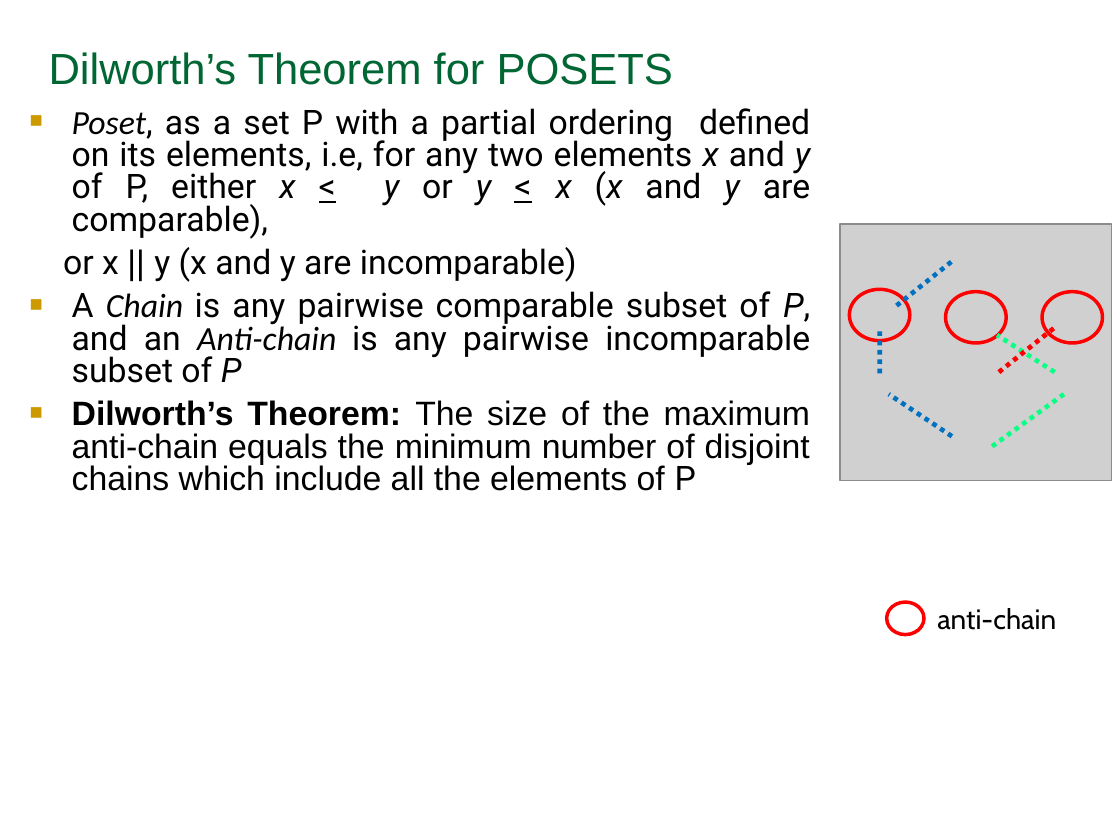
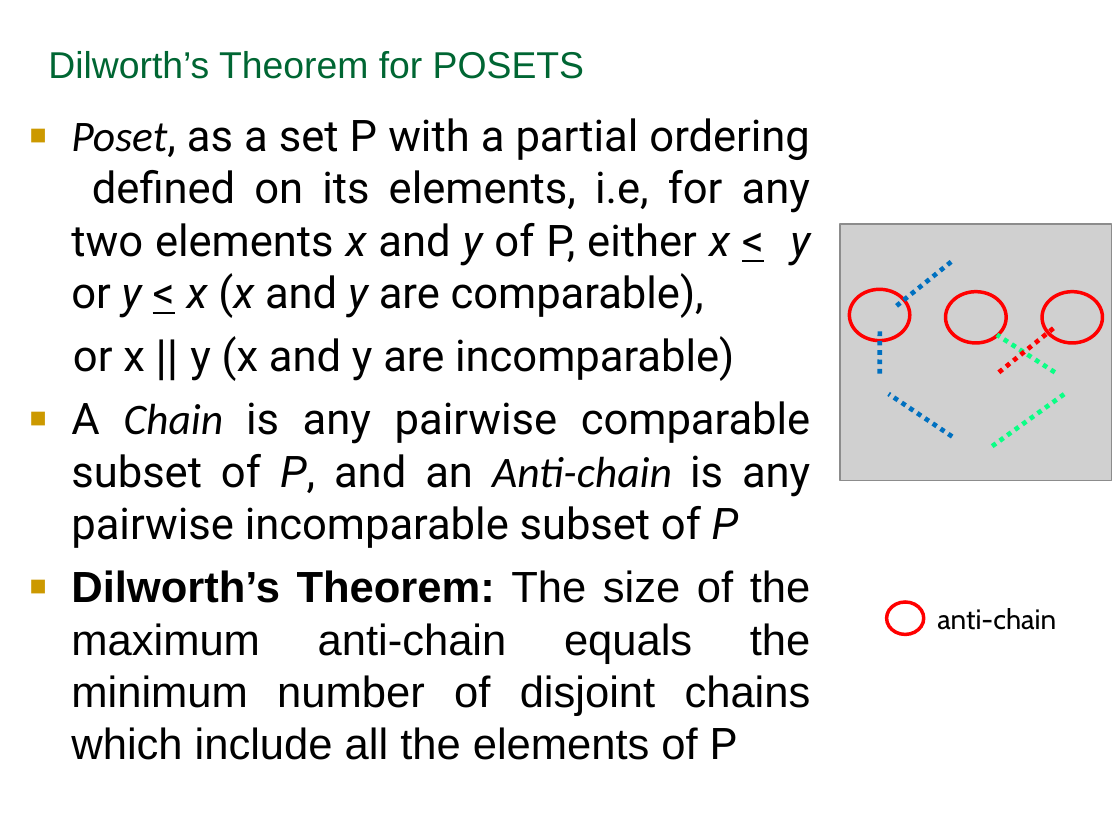
Before and after one commit to TheLethalCode/KGP_Academics, a slide deck: slide 46 of Sem_7/Graph_Theory/Lec_9.ppt. Drawn at 1120x840 pixels with LibreOffice and Linux fonts; fonts in the diff are those of the drawing; grey boxes stand for pictures. Boxes give left, top, right and bottom in pixels: in the first picture for what was removed or moved away, otherwise in the second. Text is boxed around its words. In the diff, an @@ line names an element or a change of style, - is before the commit and + after.

```diff
--- a/Sem_7/Graph_Theory/Lec_9.ppt
+++ b/Sem_7/Graph_Theory/Lec_9.ppt
@@ text "Dilworth’s Theorem for POSETS" at (48, 51, 584, 79): size 28 to 24 pt @@
@@ text "Poset, as a set P ..." at (71, 118, 811, 760): size 21.7 to 28 pt; indent changed; line spacing 0.8 to 1 @@
```
Also in this commit, not shown: 36 other slides changed, 4 other files.
